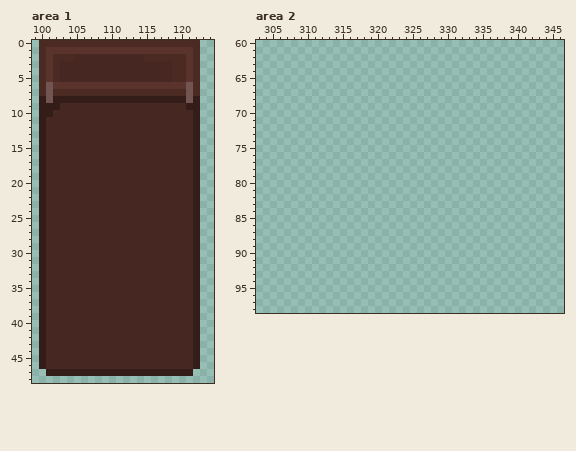
Pixel-art file: ASSETS/TEXTURES/FURNITURE/FURNITURE.aseprite. Above is the file before it was changed.
500x500 pixels, 1 frame. Pixels under 10% opacity are left out. Colours within 5 levels of each other are drawn and written as one. Shown: area 1: x 99..124, y 0..48; area 2: x 303..346, y 60..98. The commit also changed other parts of the picture, which this record leaves out.
And afterwards:
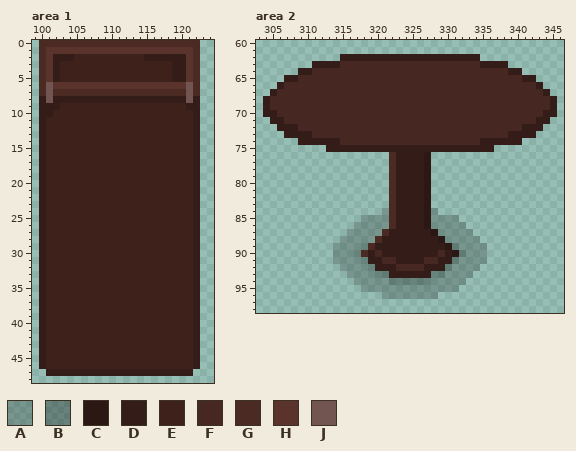
Palette (. is transparent): A #100f0f3a  B #100f0f57  C #2b1814  D #341d18  E #3e211b  F #462721  G #4c2a24  H #5a332c  J #725550
Change:
layer "Layer 3" opacity 61% added
Changed rows in their new state; - is an unchanged pixel.
Area 1, layer "Layer 2":
first column x 102:
 2 DDDEEEEEEEEEEDDDDDD
 3 DEEEEEEEEEEEEEEEEDD
 4 DEEEEEEEEEEEEEEEEDD
 5 DEEEEEEEEEEEEEEEEDD
first column x 101:
 9 --EEEEEEEEEEEEEEEEEE-
10 -EEEEEEEEEEEEEEEEEEEE
11 EEEEEEEEEEEEEEEEEEEEE
12 EEEEEEEEEEEEEEEEEEEEE
13 EEEEEEEEEEEEEEEEEEEEE
14 EEEEEEEEEEEEEEEEEEEEE
15 EEEEEEEEEEEEEEEEEEEEE
16 EEEEEEEEEEEEEEEEEEEEE
17 EEEEEEEEEEEEEEEEEEEEE
18 EEEEEEEEEEEEEEEEEEEEE
19 EEEEEEEEEEEEEEEEEEEEE
20 EEEEEEEEEEEEEEEEEEEEE
21 EEEEEEEEEEEEEEEEEEEEE
22 EEEEEEEEEEEEEEEEEEEEE
23 EEEEEEEEEEEEEEEEEEEEE
24 EEEEEEEEEEEEEEEEEEEEE
25 EEEEEEEEEEEEEEEEEEEEE
26 EEEEEEEEEEEEEEEEEEEEE
27 EEEEEEEEEEEEEEEEEEEEE
28 EEEEEEEEEEEEEEEEEEEEE
29 EEEEEEEEEEEEEEEEEEEEE
30 EEEEEEEEEEEEEEEEEEEEE
31 EEEEEEEEEEEEEEEEEEEEE
32 EEEEEEEEEEEEEEEEEEEEE
33 EEEEEEEEEEEEEEEEEEEEE
34 EEEEEEEEEEEEEEEEEEEEE
35 EEEEEEEEEEEEEEEEEEEEE
36 EEEEEEEEEEEEEEEEEEEEE
37 EEEEEEEEEEEEEEEEEEEEE
38 EEEEEEEEEEEEEEEEEEEEE
39 EEEEEEEEEEEEEEEEEEEEE
40 EEEEEEEEEEEEEEEEEEEEE
41 EEEEEEEEEEEEEEEEEEEEE
42 EEEEEEEEEEEEEEEEEEEEE
43 EEEEEEEEEEEEEEEEEEEEE
44 EEEEEEEEEEEEEEEEEEEEE
45 EEEEEEEEEEEEEEEEEEEEE
46 EEEEEEEEEEEEEEEEEEEEE
Area 2, layers "Layer 2", "Layer 3":
first column x 304:
62 -----------DDDDDDDDDDDDDDDDDDDD-----------
63 -------DDDDFFFFFFFFFFFFFFFFFFFFDDDD-------
64 -----DDFFFFFFFFFFFFFFFFFFFFFFFFFFFFDD-----
65 ---DDFFFFFFFFFFFFFFFFFFFFFFFFFFFFFFFFDD---
66 --DFFFFFFFFFFFFFFFFFFFFFFFFFFFFFFFFFFFFD--
67 -DFFFFFFFFFFFFFFFFFFFFFFFFFFFFFFFFFFFFFFD-
68 DFFFFFFFFFFFFFFFFFFFFFFFFFFFFFFFFFFFFFFFFD
69 DFFFFFFFFFFFFFFFFFFFFFFFFFFFFFFFFFFFFFFFFD
70 DDFFFFFFFFFFFFFFFFFFFFFFFFFFFFFFFFFFFFFFDD
71 -DDFFFFFFFFFFFFFFFFFFFFFFFFFFFFFFFFFFFFDD-
72 --DDDFFFFFFFFFFFFFFFFFFFFFFFFFFFFFFFFDDD--
73 ---DDDDFFFFFFFFFFFFFFFFFFFFFFFFFFFFDDDD---
74 -----DDDDDDFFFFFFFFFFFFFFFFFFFFDDDDDD-----
75 ---------DDDDDDDDDDDDDDDDDDDDDDDD---------
76 ------------------GDDDDC------------------
77 ------------------GDDDDC------------------
78 ------------------GDDDDC------------------
79 ------------------GDDDDC------------------
80 ------------------GDDDDC------------------
81 ------------------GDDDDC------------------
82 ------------------GDDDDC------------------
83 ------------------GDDDDC------------------
84 -----------------AGDDDDCA-----------------
85 --------------AAAAGDDDDCAAAA--------------
86 -------------AAAAAGDDDDCAAAAA-------------
87 ------------AAAAAGDDDDDDCAAAAA------------
88 -----------AAAAAGDDDDDDDDCAAAAA-----------
89 ----------AAAABGDDDDDDDDDDCBAAAA----------
90 ----------AAABGDFDDDDDDDDFDCBAAA----------
91 ----------AAAABDDFFDDDDFFDDBAAAA----------
92 -----------AAAABDDDFFFFDDDBAAAA-----------
93 ------------AAAABBDDDDDDBBAAAA------------
94 -------------AAAAABBBBBBAAAAA-------------
95 --------------AAAAAAAAAAAAAA--------------
96 -----------------AAAAAAAA-----------------
